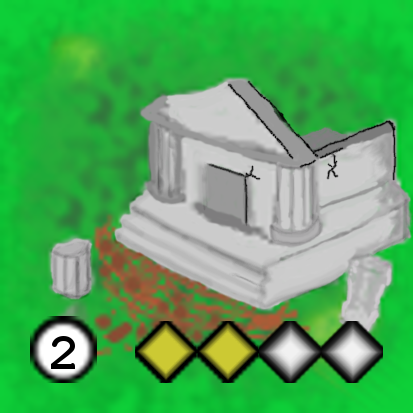
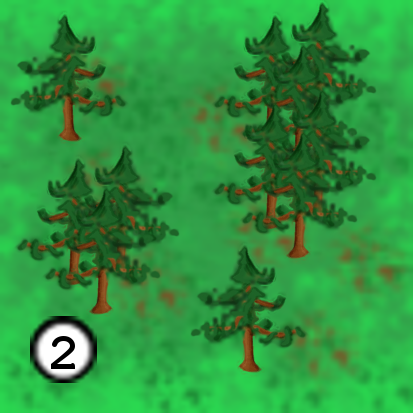
Before/after of a 413px x 413px layered artwork. What changed in the layer stack:
removed layer "Copia de Icono Tesoro.png" over <box>135,321,197,383</box>
moved "Fichas - Nivel 2.png #1" above "M-Arbol 3.xcf #6" over <box>30,316,97,383</box>
added layer "M-Arbol 3.xcf #6" above "M-Arbol 3.xcf #4" over <box>197,0,380,264</box>
added layer "M-Arbol 3.xcf #4" above "M-Arbol 3.xcf #2" over <box>0,139,183,320</box>
added layer "M-Arbol 3.xcf #2" above "M-Arbol 3.xcf #1" over <box>7,8,143,147</box>
renamed "Icono Tesoro.png" to "M-Arbol 3.xcf #1", painted on it over <box>187,239,323,383</box>
removed layer "Copia de Icono Guardian.png" over <box>259,321,321,383</box>
removed layer "Icono Guardian.png" over <box>321,321,383,383</box>
painted on "Fondo" over <box>0,0,413,413</box>
